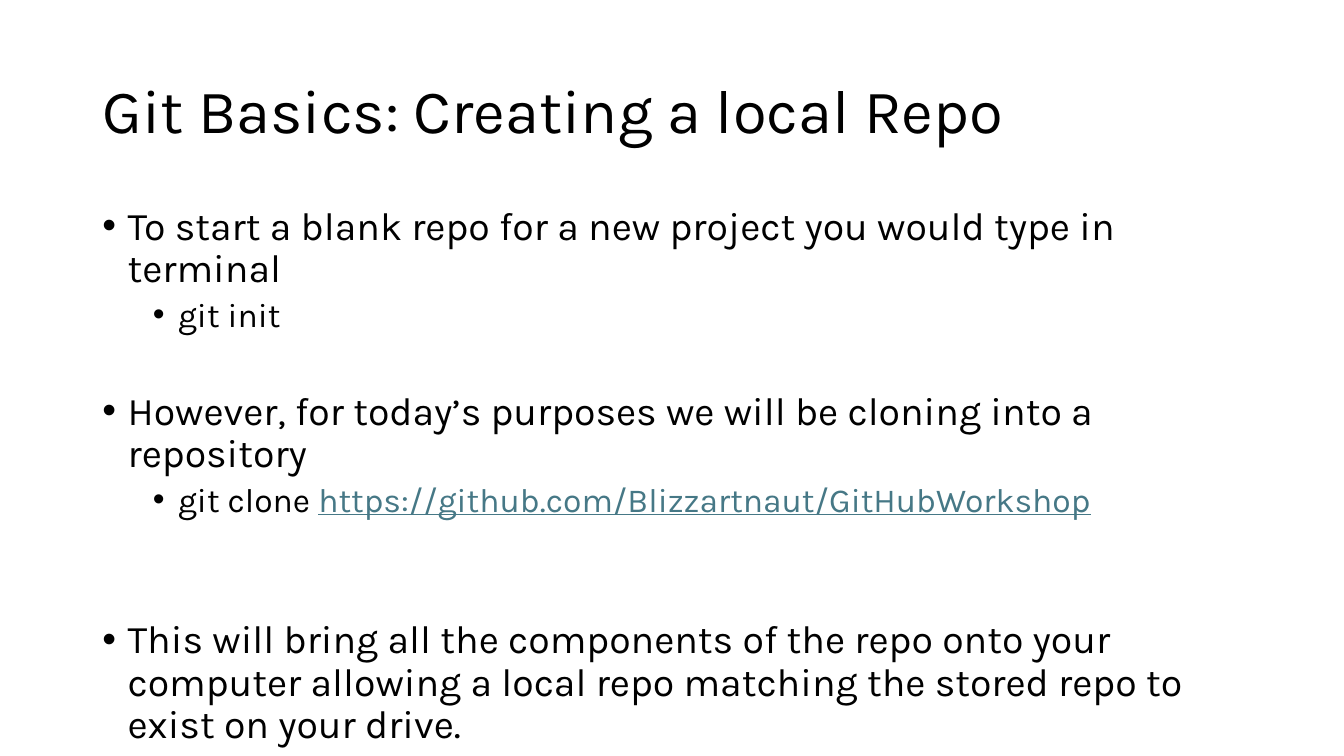
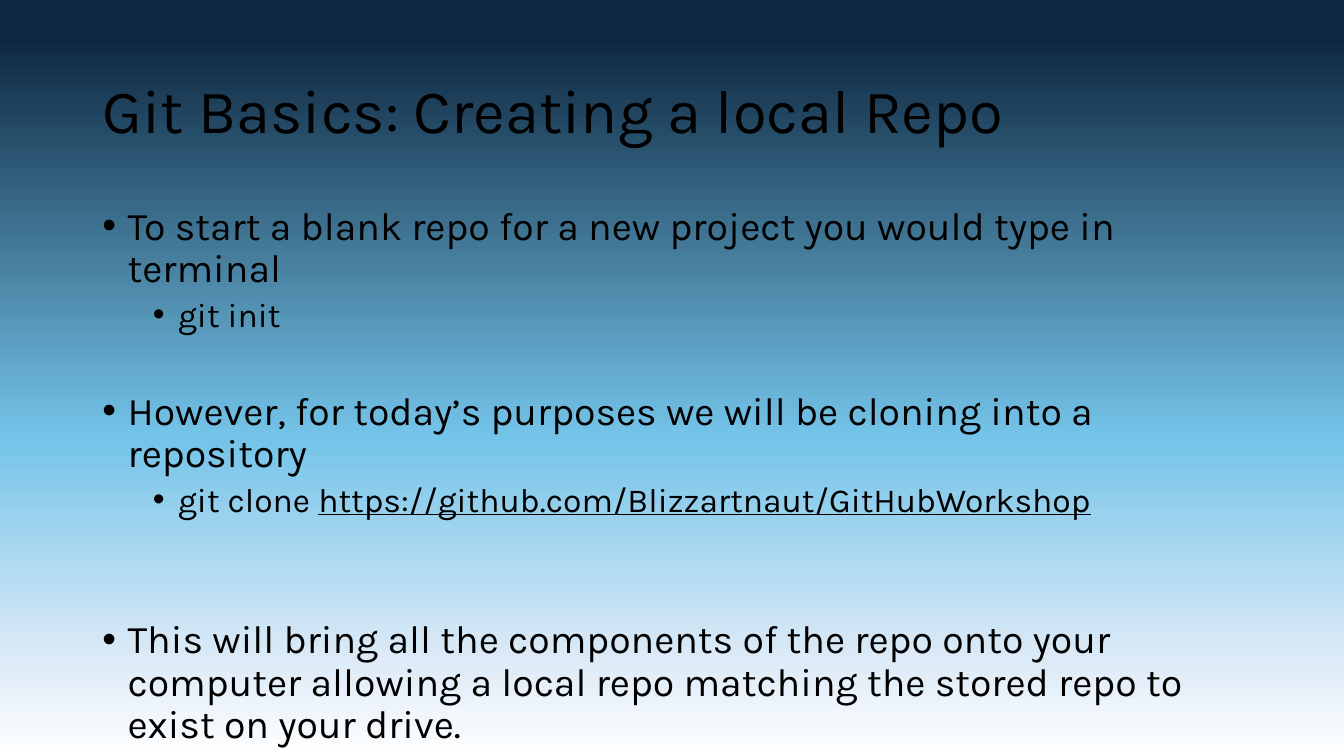
Before and after one commit to Blizzartnaut/GitHub-Tut, a slide deck: slide 6 of GitHub Basics.pptx. Drawn at 1344x756 pixels with LibreOffice and Linux fonts; fonts in the diff are those of the drawing. Boxes give left, top, right and bottom in pixels: in the first picture for what was removed or moved away, otherwise in the second. Text is boxed around its words. In the diff, an @@ line names an element or a change of style, - is before the commit and + after.

```diff
--- a/GitHub Basics.pptx
+++ b/GitHub Basics.pptx
@@ background #FFFFFF to gradient #0E2841 to #74C4E9 to #DCEAF7 to #FFFFFF @@
@@ text at [178,487,1090,521]: text colour #467886 to #000000 in "https://github.com/Blizzartnaut/GitHubWorkshop" @@
```
Also in this commit, not shown: 12 other slides changed.
